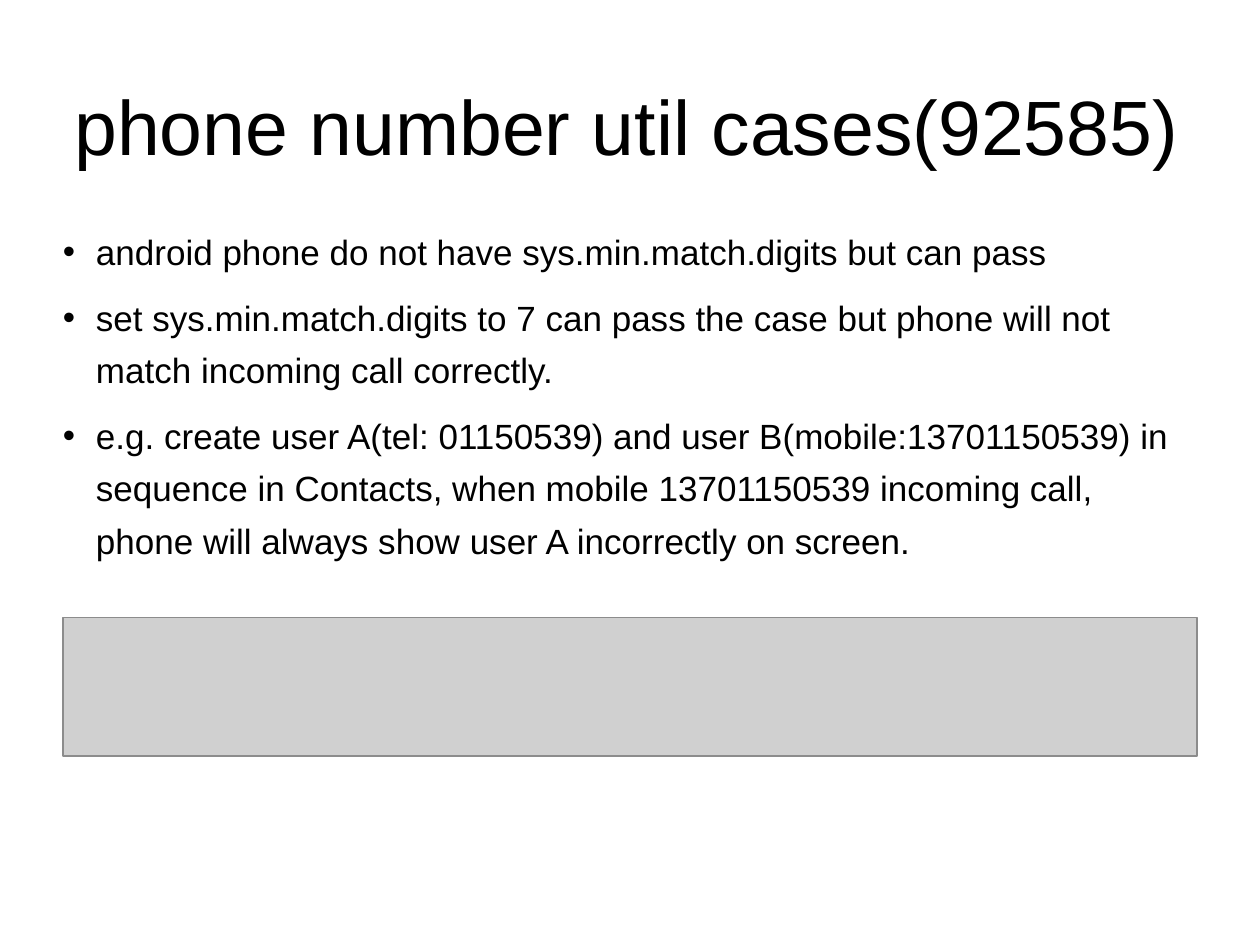
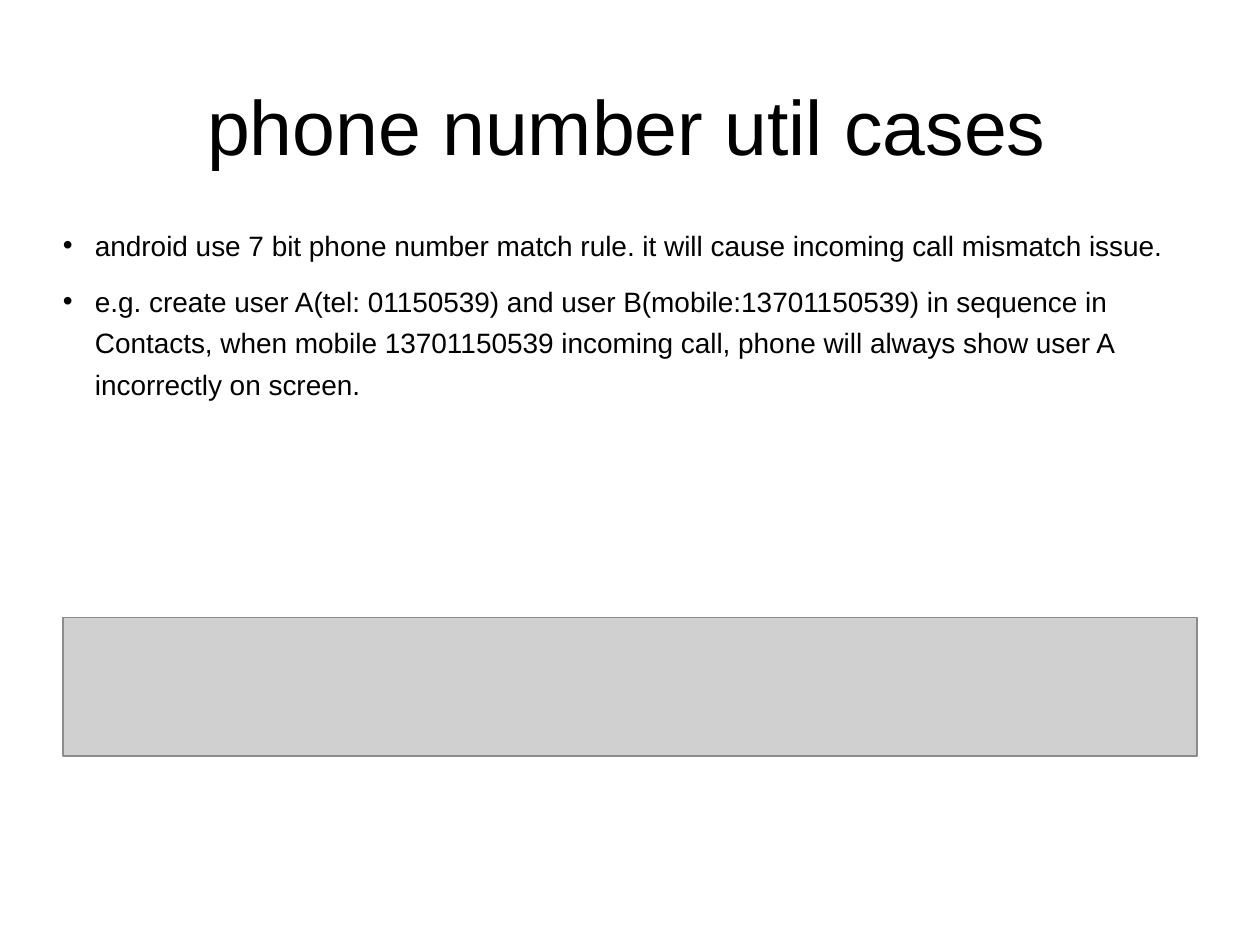
Before and after one commit to widerules/system-information, a slide deck: slide 28 of cts/CTS-training.ppt (slide 35 before the commit). Drawn at 1260x945 pixels with LibreOffice and Linux fonts; fonts in the diff are those of the drawing; grey boxes stand for pictures; background and template pictures are left out. Boxes give left, top, right and bottom in pixels: in the first picture for what was removed or moved away, otherwise in the second. Text is boxed around its words. In the diff, an @@ line names an element or a change of style, - is before the commit and + after.

```diff
--- a/cts/CTS-training.ppt
+++ b/cts/CTS-training.ppt
@@ title at box(207, 99, 1045, 170): text changed @@
-phone number util cases(92585)
+phone number util cases
@@ text at box(95, 235, 1162, 261): text changed; size 20 to 16 pt @@
-• android phone do not have sys.min.match.digits but can pass
-• set sys.min.match.digits to 7 can pass the case but phone will not match incoming call correctly.
+• android use 7 bit phone number match rule. it will cause incoming call mismatch issue.
@@ text at box(95, 291, 1115, 400): size 20 to 16 pt in "e.g. create user A(tel: 01150539) and user ..."; indent changed @@
```
Also in this commit, not shown: 18 other slides changed, 9 slides added, 19 slides removed.
